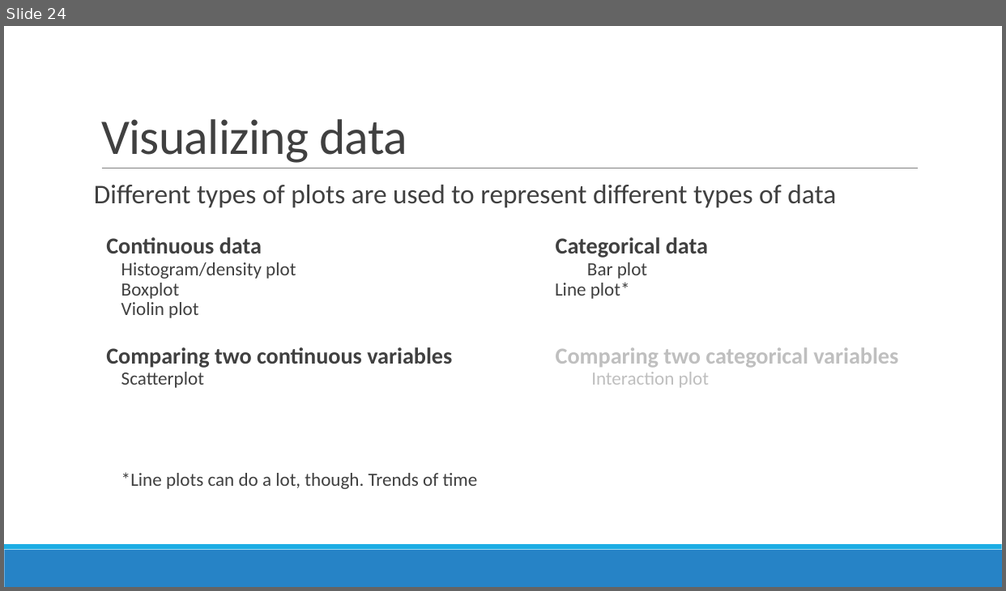
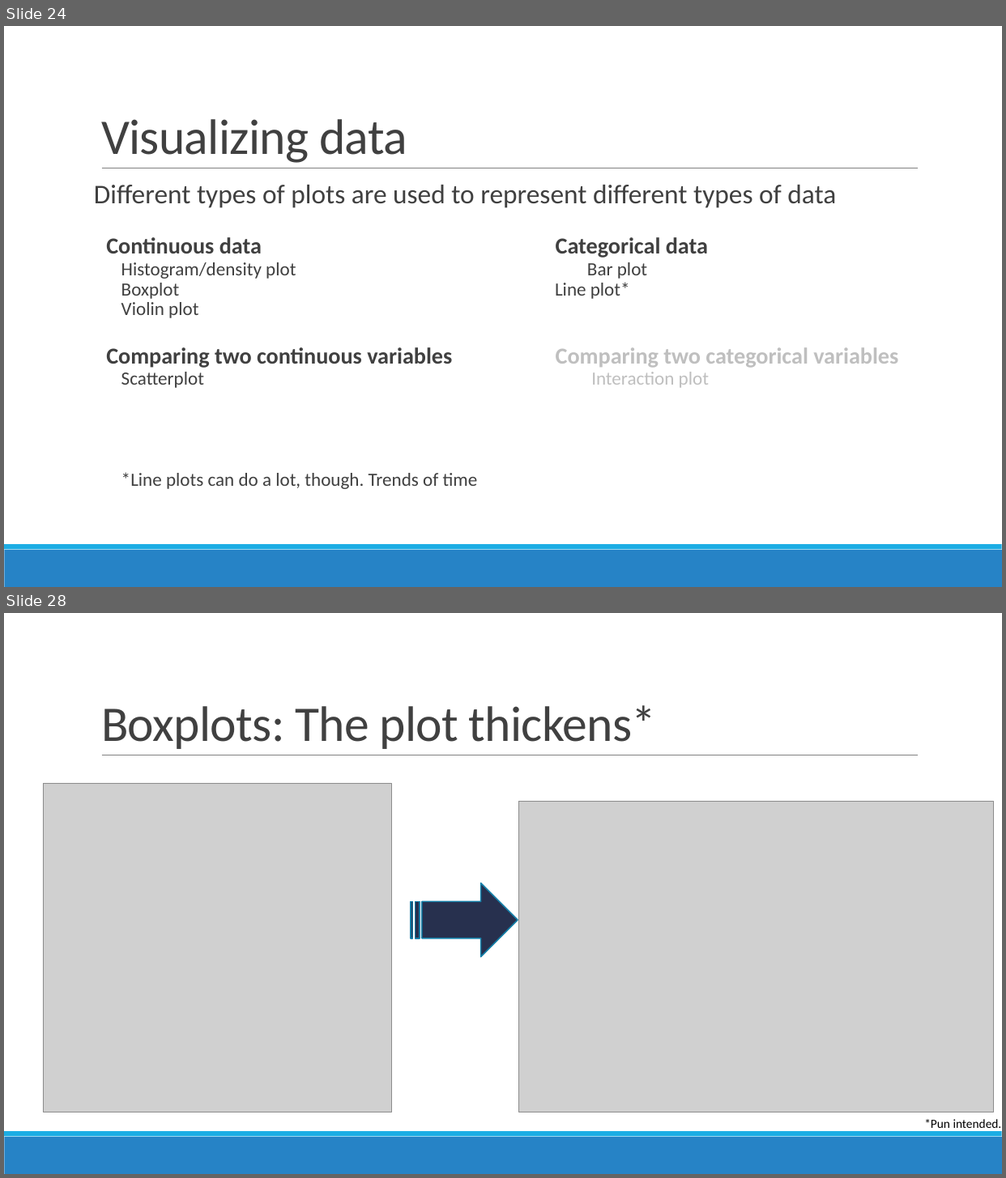
Before and after one commit to sjspielman/bio5312_fall2017, a slide deck: slides/intro.pptx. Shown one above the other, each under a label of ours: slide 24 before the commit, slides 24 and 28 after it; the slides between them are not shown. The pictures are 1006x591 and 1006x1178 pixels, drawn with LibreOffice and Linux fonts; fonts in the diff are those of the drawing; grey boxes stand for pictures. Boxes give left, top, right and bottom in pixels: in the first picture for what was removed or moved away, otherwise in the second. Text is boxed around its words. In the diff, an @@ line names an element or a change of style, - is before the commit and + after.

```diff
--- a/slides/intro.pptx
+++ b/slides/intro.pptx
@@ slide 28 added at box(4, 613, 1002, 1174), background #FFFFFF; not listed: 3 template elements that a slide beside it also shows @@
@@ title added at box(101, 705, 657, 749), 48 pt, text #404040 @@
+Boxplots: The plot thickens*
@@ picture added at box(43, 783, 391, 1112) @@
@@ picture added at box(519, 802, 994, 1112) @@
@@ striped right arrow added at box(411, 884, 518, 957), fill #27304E, outline #1580A9 1.25 pt @@
@@ text added at box(924, 1119, 1002, 1132), 12 pt, text #000000 @@
+*Pun intended.
```
Also in this commit, not shown: 7 other slides added, 3 slides removed, 13 other files.
